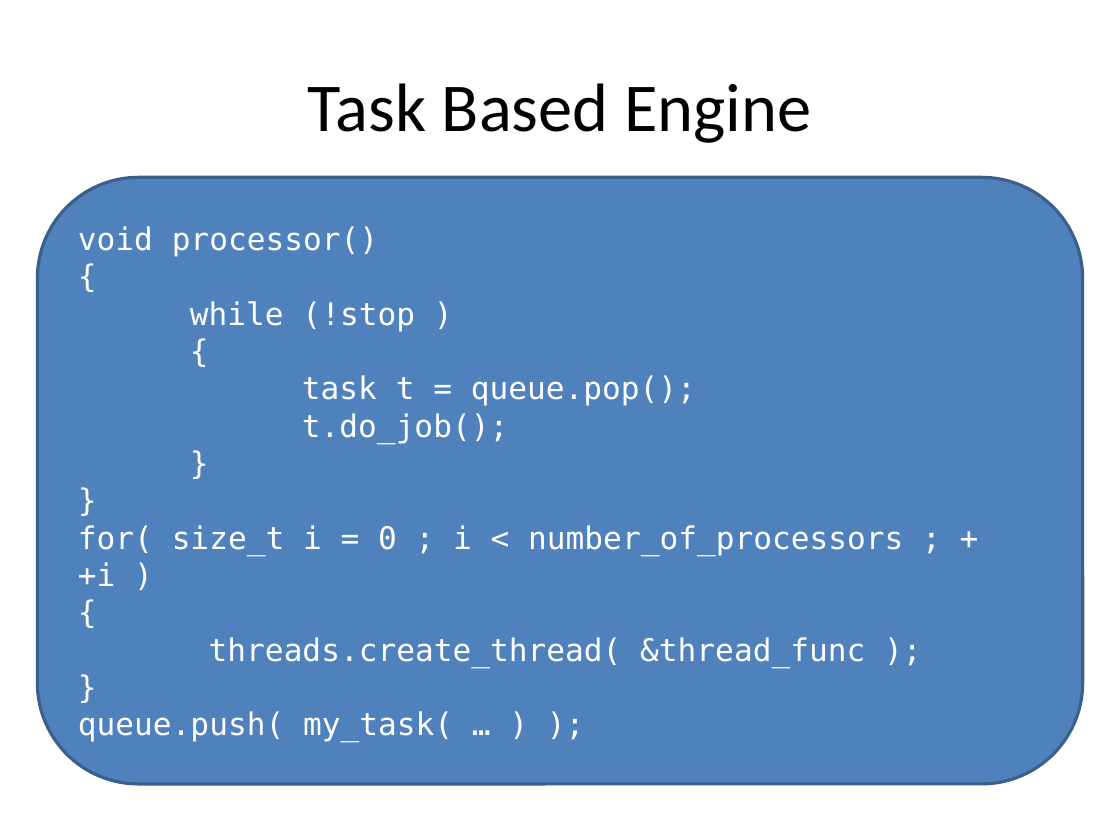
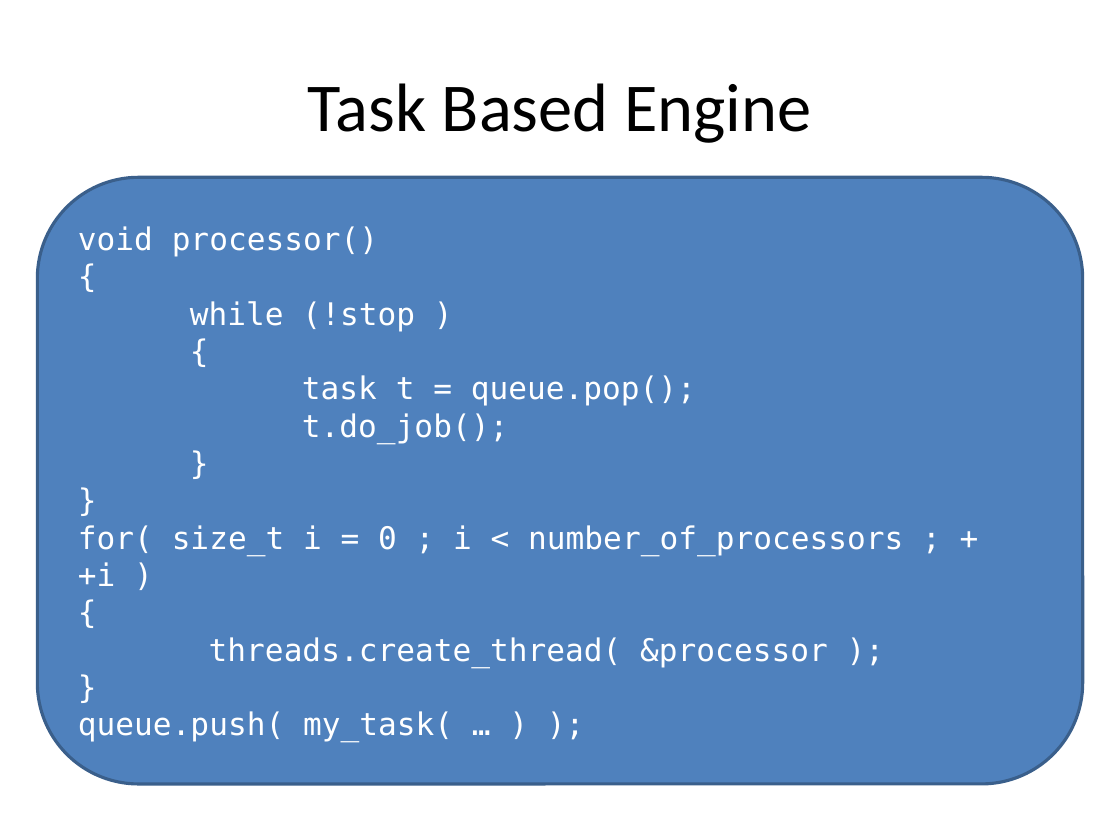
Before and after one commit to russov/cpp_craft_1013, a slide deck: slide 34 of lections/cpp_craft_lec_6_pre.pptx. Drawn at 1120x840 pixels with LibreOffice and Linux fonts; fonts in the diff are those of the drawing. Boxes give left, top, right and bottom in pixels: in the first picture for what was removed or moved away, otherwise in the second. Text is boxed around its words. In the diff, an @@ line names an element or a change of style, - is before the commit and + after.

```diff
--- a/lections/cpp_craft_lec_6_pre.pptx
+++ b/lections/cpp_craft_lec_6_pre.pptx
@@ text in rounded rectangle at (209, 637, 828, 667): text changed @@
-threads.create_thread( &thread_func );
+threads.create_thread( &processor );
```
Also in this commit, not shown: 3 other slides changed.
